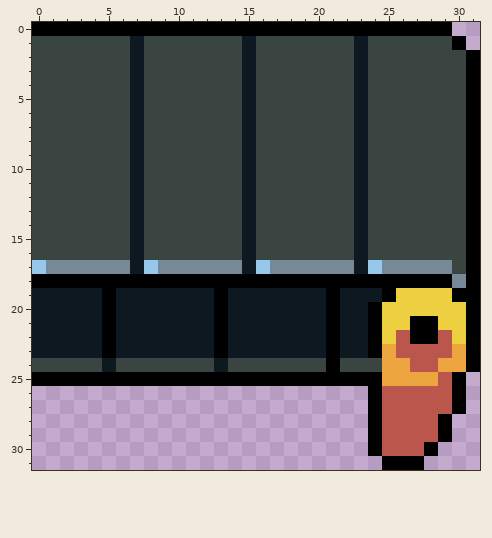
Pixel-art sprite, stored at assets_raw/frames1/line_r_0.png. This is how it looked before the edit.
The file is 32x32 pixels.
The result:
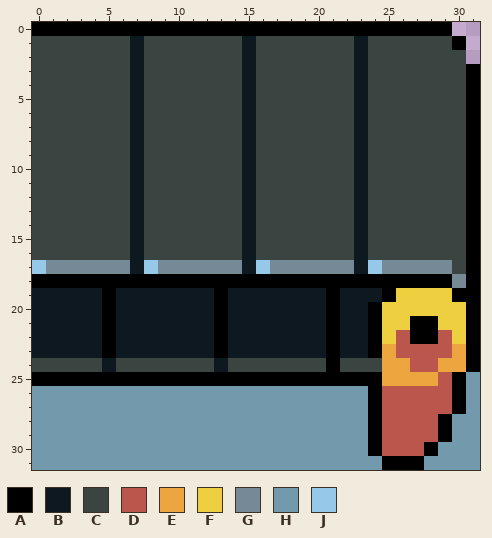
Palette (. is transparent): A #000000  B #0d1820  C #3a4441  D #ba564c  E #eda53f  F #edcf3f  G #768996  H #7399ac  J #96c8ea
Change:
{"y":2,"x":31,"old":"A","new":"."}
{"y":25,"x":31,"old":".","new":"H"}
{"y":26,"x":0,"old":"........................","new":"HHHHHHHHHHHHHHHHHHHHHHHH"}
{"y":26,"x":31,"old":".","new":"H"}
{"y":27,"x":0,"old":"........................","new":"HHHHHHHHHHHHHHHHHHHHHHHH"}
{"y":27,"x":31,"old":".","new":"H"}
{"y":28,"x":0,"old":"........................","new":"HHHHHHHHHHHHHHHHHHHHHHHH"}
{"y":28,"x":30,"old":"..","new":"HH"}
{"y":29,"x":0,"old":"........................","new":"HHHHHHHHHHHHHHHHHHHHHHHH"}
{"y":29,"x":30,"old":"..","new":"HH"}
{"y":30,"x":0,"old":"........................","new":"HHHHHHHHHHHHHHHHHHHHHHHH"}
{"y":30,"x":29,"old":"...","new":"HHH"}
{"y":31,"x":0,"old":".........................","new":"HHHHHHHHHHHHHHHHHHHHHHHHH"}
{"y":31,"x":28,"old":"....","new":"HHHH"}
